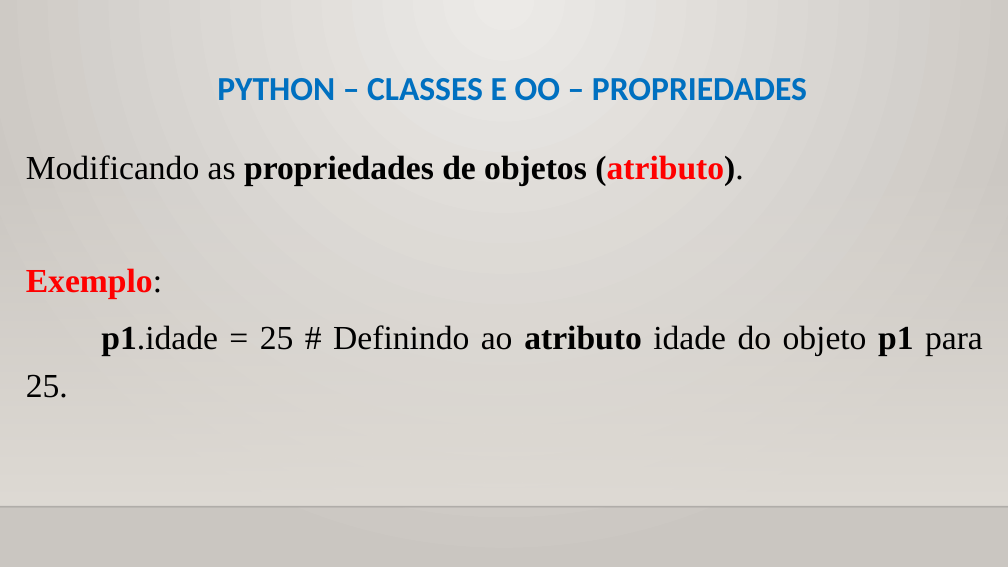
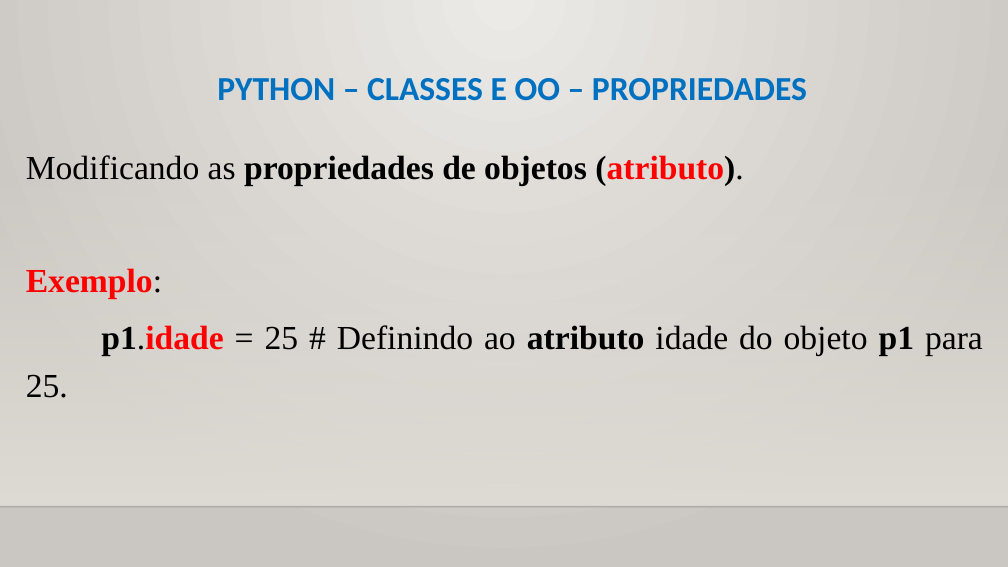
Before and after one commit to CloudEducationBrazil/WydenPythonParadigmas, a slide deck: slide 11 of 01 Classes/Aula 11 Programação Python - Classes - Orientação a Objetos.pptx. Drawn at 1008x567 pixels with LibreOffice and Linux fonts; fonts in the diff are those of the drawing; background and template pictures are left out. Boxes give left, top, right and bottom in pixels: in the first picture for what was removed or moved away, otherwise in the second. Text is boxed around its words. In the diff, an @@ line names an element or a change of style, - is before the commit and + after.

Commit message:
ajustesss Python Paradigma 02112023

```diff
--- a/01 Classes/Aula 11 Programação Python - Classes - Orientação a Objetos.pptx
+++ b/01 Classes/Aula 11 Programação Python - Classes - Orientação a Objetos.pptx
@@ text at [26,325,983,398]: text colour #000000 to #FF0000, bold on in "p1.idade" @@
```
Also in this commit, not shown: 6 other slides changed, 3 slides added.
